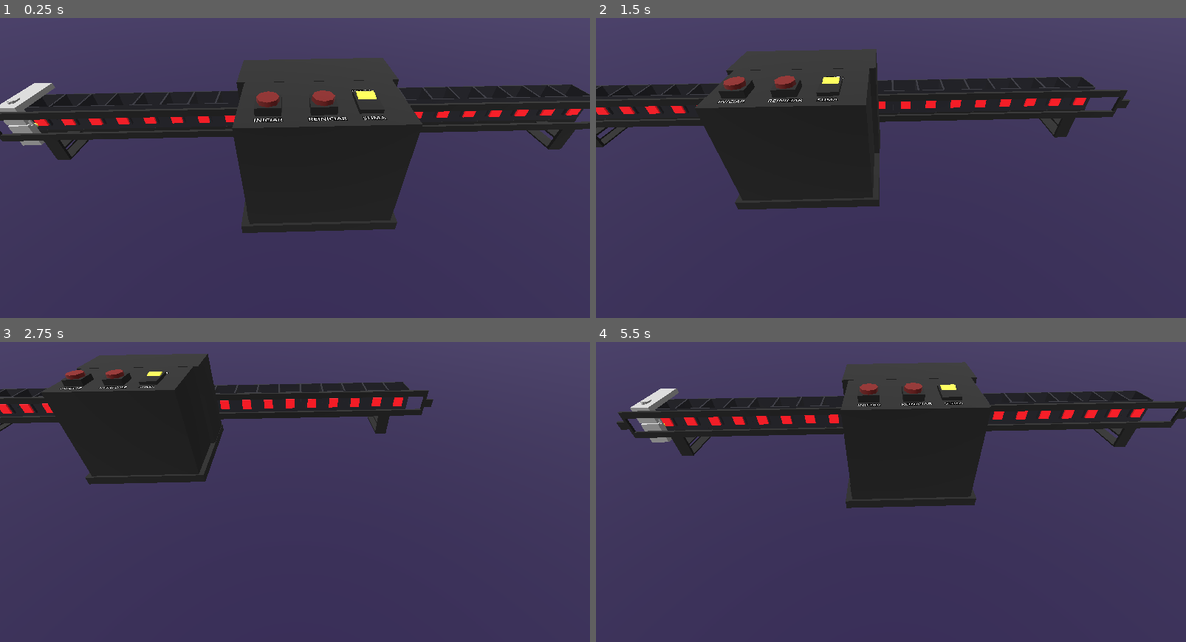
Above: before the commit, frames 1-4 (two rows, left to right).
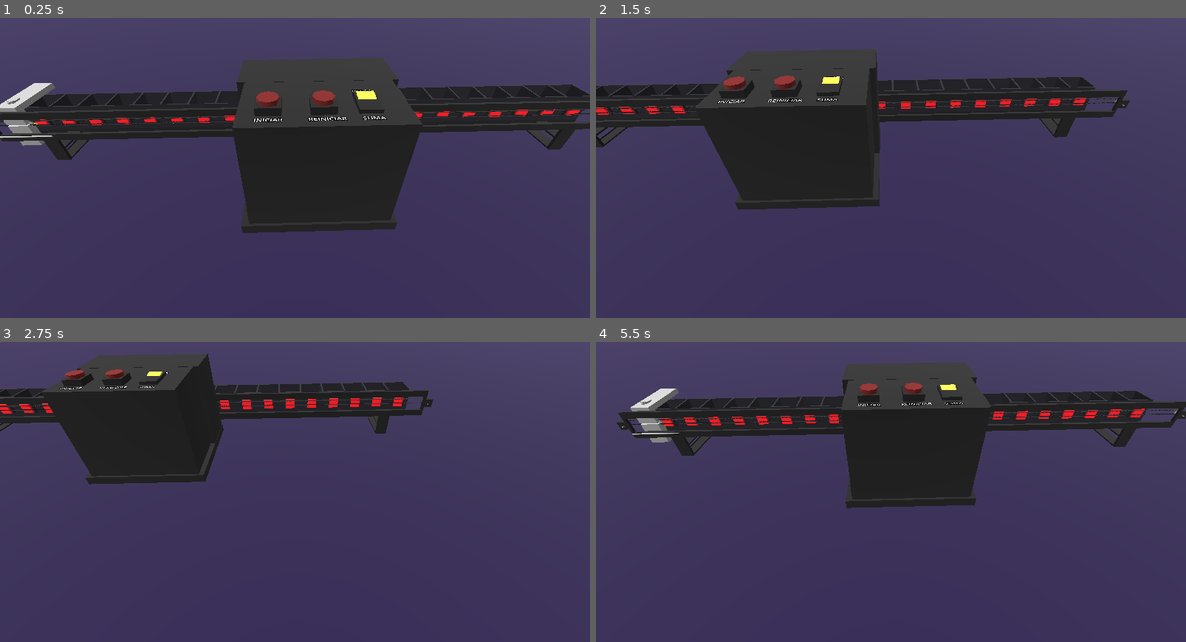
Above: after the commit, the same moments.

Repository: BrunoPrun0/TallerFundamentos
Game: Godot game, scene res://scenes/contexto.tscn
The game is run twice, just before and just after one commit, with the same random seed, the same clock (stepped at 60 frames per second) and the same inputs.
Inputs (mouse positions are in pixels of both pictures, inside the frame that each line leads up to):
- Up to frame 1 (0.25 s): no input
- Up to frame 2 (1.5 s): tap Enter at 0.5 s; move the mouse to (1020, 135) at 0.52 s; hold D (move_right) 0.53-1.28 s; click (1020, 135) at 0.67 s; move the mouse to (773, 168) at 1.27 s; hold S (move_backward) from 1.28 s (still down)
- Up to frame 3 (2.75 s): move the mouse to (354, 402) at 2.02 s; release S (move_backward) at 2.03 s; hold D (move_right) from 2.03 s (still down)
- Up to frame 4 (5.5 s): move the mouse to (861, 543) at 2.77 s; release D (move_right) at 2.78 s; hold W (move_forward) 2.78-3.53 s; click (861, 543) at 2.92 s; move the mouse to (1068, 525) at 3.52 s; hold A (move_left) 3.53-5.03 s; move the mouse to (714, 426) at 4.27 s; move the mouse to (920, 477) at 5.02 s; hold S (move_backward) from 5.03 s (still down); click (920, 477) at 5.17 s

The runs differ from the first frame. In frame 1, 0.3% of the frame differs, in the area x 0-100%, y 18-72%; in frame 2, 0.2%; in frame 3, 0.2%; in frame 4, 0.4%, in the area x 3-100%, y 11-55%.

Commit message:
correa arreglada

Diff:
--- a/máquina-de-turing/scenes/maquina.tscn
+++ b/máquina-de-turing/scenes/maquina.tscn
@@ -1,21 +1,31 @@
-[gd_scene load_steps=13 format=3 uid="uid://mqrar50edoyd"]
+[gd_scene load_steps=17 format=3 uid="uid://mqrar50edoyd"]
 
 [ext_resource type="Script" uid="uid://c0cfvgcd1px1" path="res://scripts/maquina.gd" id="1_e6egp"]
 [ext_resource type="Script" uid="uid://c5fk7kbkvyr6j" path="res://scripts/camera_3d.gd" id="1_p4v73"]
 [ext_resource type="ArrayMesh" uid="uid://1xw5xtbievmy" path="res://modelos/MARCO Y RIELES.obj" id="3_v2mja"]
-[ext_resource type="ArrayMesh" uid="uid://dj6wh5yjh8x8l" path="res://modelos/MOTOR_COMPLETO.obj" id="4_64ayl"]
-[ext_resource type="ArrayMesh" uid="uid://5t8xjg1pp7s" path="res://modelos/MOTOR_ENGRANAJE.obj" id="5_wf17r"]
+[ext_resource type="PackedScene" uid="uid://jn2xfmfefosv" path="res://scenes/motor_engranaje.tscn" id="5_hipki"]
 [ext_resource type="ArrayMesh" uid="uid://c4fxtg13bvckw" path="res://modelos/cabezal.obj" id="6_bljcq"]
 [ext_resource type="PackedScene" uid="uid://bch4wotkewucx" path="res://scenes/Boton3D.tscn" id="6_lkral"]
 [ext_resource type="ArrayMesh" uid="uid://71c0wiyecpf1" path="res://modelos/solenoide_dentro.obj" id="7_lkral"]
 [ext_resource type="ArrayMesh" uid="uid://ora631hk3p2u" path="res://modelos/solenoide_fuera.obj" id="8_ywmaw"]
 [ext_resource type="PackedScene" uid="uid://co6uyclk3f1h8" path="res://scenes/Palanca.tscn" id="10_ywmaw"]
+[ext_resource type="ArrayMesh" uid="uid://c3ynwnubsss80" path="res://modelos/motor_base.obj" id="11_aaok2"]
+[ext_resource type="ArrayMesh" uid="uid://yl0sihc4om7n" path="res://modelos/correa.obj" id="11_hipki"]
 
 [sub_resource type="StandardMaterial3D" id="StandardMaterial3D_v2mja"]
 albedo_color = Color(0.040899, 0.040899, 0.040899, 1)
 
 [sub_resource type="StandardMaterial3D" id="StandardMaterial3D_lkral"]
 albedo_color = Color(1, 1, 0.15686275, 1)
+
+[sub_resource type="StandardMaterial3D" id="StandardMaterial3D_hipki"]
+albedo_color = Color(0.07683582, 0.07683582, 0.07683582, 1)
+
+[sub_resource type="StandardMaterial3D" id="StandardMaterial3D_aaok2"]
+albedo_color = Color(0.038397167, 0.038397167, 0.03839716, 1)
+
+[sub_resource type="StandardMaterial3D" id="StandardMaterial3D_lrao4"]
+albedo_color = Color(0.09019608, 0.05882353, 1, 1)
 
 [node name="Node3D" type="Node3D"]
 script = ExtResource("1_e6egp")
@@ -30,7 +40,7 @@
 transform = Transform3D(0.7936145, 0.5710248, 0.21001579, -0.4767877, 0.36926013, 0.7976969, 0.37795424, -0.73319674, 0.56530774, 185.45235, 52.41512, 145.20053)
 
 [node name="MarcoYRieles" type="MeshInstance3D" parent="."]
-transform = Transform3D(1, 0, 0, 0, 1, 0, 0, 0, 1, 15.587135, -0.6866045, -24.06328)
+transform = Transform3D(1, 0, 0, 0, 1, 0, 0, 0, 1, 15.587865, -0.6866045, -24.070116)
 mesh = ExtResource("3_v2mja")
 surface_material_override/0 = SubResource("StandardMaterial3D_v2mja")
 
@@ -40,13 +50,11 @@
 [node name="DirectionalLight3D3" type="DirectionalLight3D" parent="."]
 transform = Transform3D(-0.87602973, -0.12483841, -0.4658191, -0.47678775, 0.36926025, 0.79769695, 0.072425246, 0.920903, -0.38300434, -180.747, 52.41512, -1.1640167)
 
-[node name="MotorCompleto" type="MeshInstance3D" parent="."]
-transform = Transform3D(1, 0, 0, 0, 1, 0, 0, 0, 1, 14.404612, 3.4396257, 85.26757)
-mesh = ExtResource("4_64ayl")
+[node name="MotorEngranaje2" parent="." instance=ExtResource("5_hipki")]
+transform = Transform3D(1.75, 0, 0, 0, 1.75, 0, 0, 0, 1.75, 13.945, 3.404, -133.02734)
 
-[node name="MotorEngranaje" type="MeshInstance3D" parent="."]
-transform = Transform3D(1, 0, 0, 0, 1, 0, 0, 0, 1, 13.615415, 3.668683, -133.44633)
-mesh = ExtResource("5_wf17r")
+[node name="MotorEngranaje1" parent="." instance=ExtResource("5_hipki")]
+transform = Transform3D(1.75, 0, 0, 0, 1.75, 0, 0, 0, 1.75, 13.945223, 3.4043832, 84.7614)
 
 [node name="BotonReiniciar" parent="." instance=ExtResource("6_lkral")]
 transform = Transform3D(6, 0, 0, 0, 6, 0, 0, 0, 6, 44.189, 24.999, -23.22)
@@ -65,6 +73,7 @@
 transform = Transform3D(1, 0, 0, 0, 1, 0, 0, 0, 1, 5.858, -9.228, 0)
 mesh = ExtResource("8_ywmaw")
 skeleton = NodePath("../..")
+surface_material_override/0 = SubResource("StandardMaterial3D_hipki")
 
 [node name="BotonIniciar" parent="." instance=ExtResource("6_lkral")]
 transform = Transform3D(6, 0, 0, 0, 6, 0, 0, 0, 6, 44.189, 24.99, -11.813)
@@ -90,3 +99,19 @@
 transform = Transform3D(-4.371139e-07, -10, -4.371139e-07, 0, -4.371139e-07, 10, -10, 4.371139e-07, 1.9106854e-14, 36.75987, 25.08, -33.1121)
 text = "RESTA
 "
+
+[node name="Correa" type="MeshInstance3D" parent="."]
+transform = Transform3D(1, 0, 0, 0, 1.855027, 0, 0, 0, 1.0259566, 13.091537, 3.44, -21.308323)
+mesh = ExtResource("11_hipki")
+surface_material_override/0 = SubResource("StandardMaterial3D_aaok2")
+
+[node name="MotorBase" type="MeshInstance3D" parent="."]
+transform = Transform3D(1, 0, 0, 0, 1, 0, 0, 0, 1, 14.4417715, 3.44, 84.761)
+mesh = ExtResource("11_aaok2")
+surface_material_override/0 = SubResource("StandardMaterial3D_lrao4")
+
+[node name="CSGCylinder3D" type="CSGCylinder3D" parent="."]
+transform = Transform3D(1, 0, 0, 0, -4.371139e-08, 1, 0, -1, -4.371139e-08, 16.448475, 3.4695648e-07, 74.24608)
+radius = 0.292
+height = 17.874878
+sides = 10
--- /dev/null
+++ b/máquina-de-turing/scenes/motor_engranaje.tscn
@@ -0,0 +1,12 @@
+[gd_scene load_steps=3 format=3 uid="uid://jn2xfmfefosv"]
+
+[ext_resource type="ArrayMesh" uid="uid://5t8xjg1pp7s" path="res://modelos/MOTOR_ENGRANAJE.obj" id="1_pd4al"]
+
+[sub_resource type="StandardMaterial3D" id="StandardMaterial3D_blqka"]
+albedo_color = Color(0.3403393, 0.34033933, 0.3403393, 1)
+
+[node name="MotorEngranaje" type="Node3D"]
+
+[node name="MotorEngranaje" type="MeshInstance3D" parent="."]
+mesh = ExtResource("1_pd4al")
+surface_material_override/0 = SubResource("StandardMaterial3D_blqka")
--- a/máquina-de-turing/scripts/maquina.gd
+++ b/máquina-de-turing/scripts/maquina.gd
@@ -18,6 +18,10 @@
 @onready var switch_palanca = $Palanca/base/switch
 const DESPLAZAMIENTO_SOLENOIDE_X = 4  # Distancia que se mueve el solenoide (ej. 10 cm)
 const TIEMPO_ACCION_SOLENOIDE = 0.05    # Tiempo rápido para simular la acción
+
+@onready var motor_engranaje1: Node3D = $MotorEngranaje1
+@onready var motor_engranaje2: Node3D = $MotorEngranaje2
+const ENGRANAJE_ROTATION_FACTOR: float = 360.0 / (ESPACIO_ENTRE_CELDAS * 4)
 
 var estado_actual: String = "Q0"
 var indice_cabezal: int = 0
@@ -141,9 +145,30 @@
 		var target_position = target_celda.global_position
 
 		var tween = create_tween()
+		tween.set_trans(Tween.TRANS_LINEAR)
+
 		tween.tween_property(cabezal, "global_position",
 							 Vector3(cabezal.global_position.x, cabezal.global_position.y, target_position.z),
 							 velocidad_paso * 0.9)
+
+		if movimiento != "N":
+			var direccion_movimiento: float
+			if movimiento == "R":
+				direccion_movimiento = -1.0
+			elif movimiento == "L":
+				direccion_movimiento = 1.0
+
+			var rotacion_delta = ENGRANAJE_ROTATION_FACTOR * direccion_movimiento * 3
+			tween.parallel()
+			if motor_engranaje1:
+				var current_rot_x1 = motor_engranaje1.rotation_degrees.x
+				var target_rot_x1 = current_rot_x1 + rotacion_delta
+				tween.tween_property(motor_engranaje1, "rotation_degrees:x", target_rot_x1, velocidad_paso * 0.5)
+
+			if motor_engranaje2:
+				var current_rot_x2 = motor_engranaje2.rotation_degrees.x
+				var target_rot_x2 = current_rot_x2 + rotacion_delta
+				tween.tween_property(motor_engranaje2, "rotation_degrees:x", target_rot_x2, velocidad_paso * 0.5)
 
 
 
Not shown, added: máquina-de-turing/modelos/correa.obj
Not shown, added: máquina-de-turing/modelos/correa.obj.import
Not shown, added: máquina-de-turing/modelos/motor_base.obj
Not shown, added: máquina-de-turing/modelos/motor_base.obj.import
